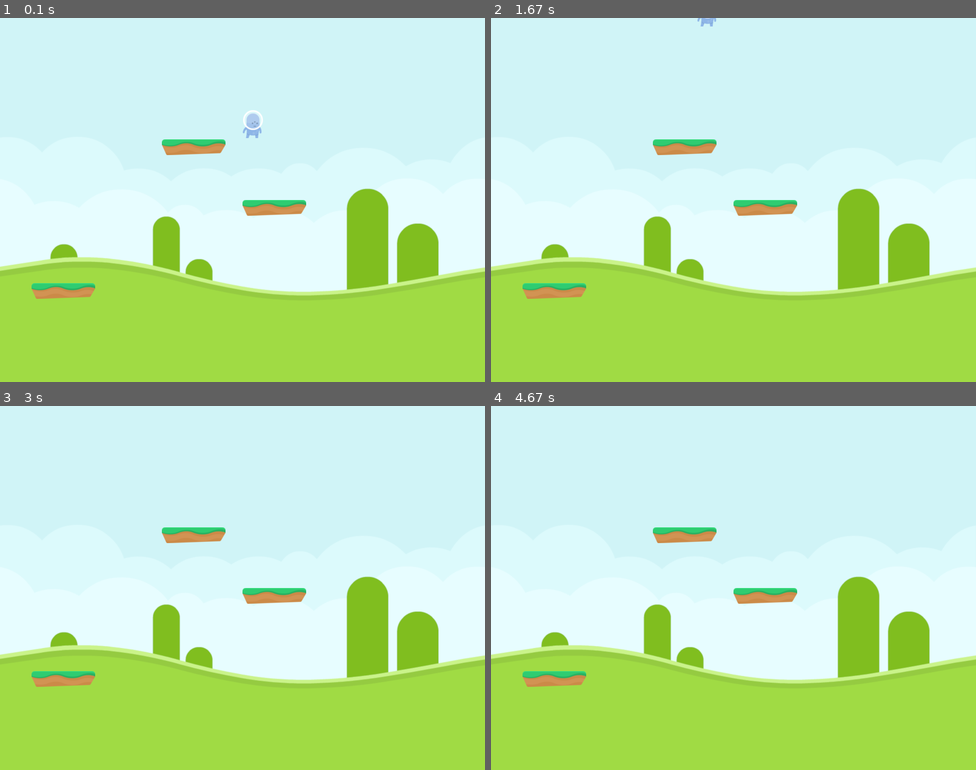
Above: before the commit, frames 1-4 (two rows, left to right).
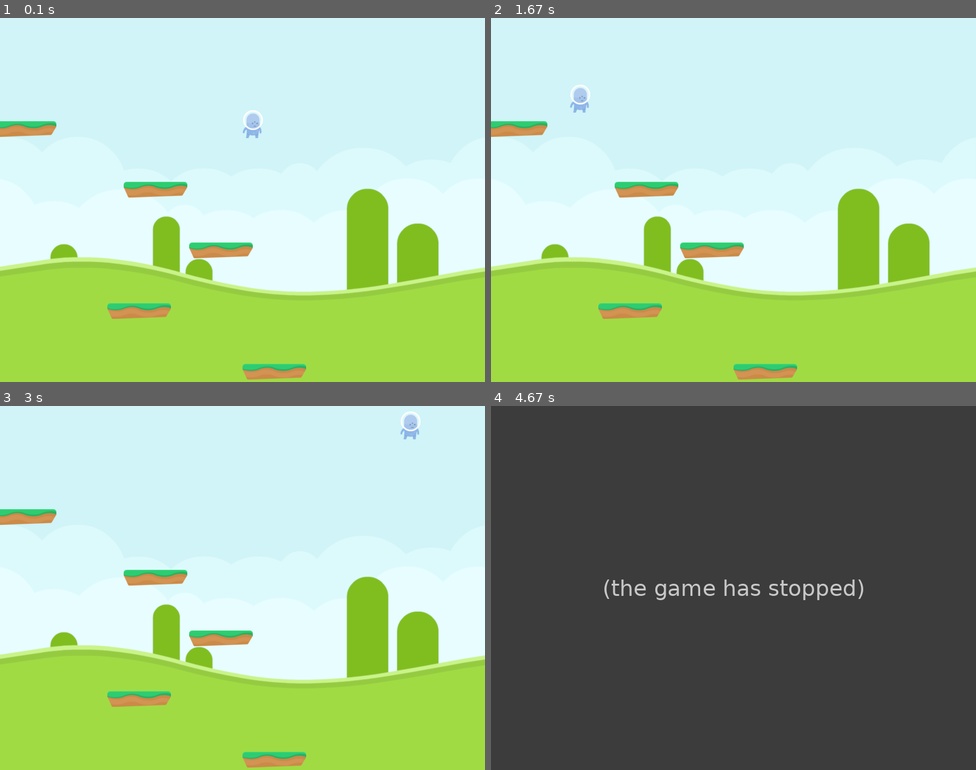
Above: after the commit, the same moments.

Repository: leonardomc3/ProjetoFinalDeSoft-back
Game: pygame game, started from CodigoBase.py
The game is run twice, just before and just after one commit, with the same random seed, the same clock (stepped at 60 frames per second) and the same inputs.
Inputs:
- Up to frame 1 (0.1 s): no input
- Up to frame 2 (1.67 s): hold Left 0.33-0.87 s; hold Down 0.9-1.2 s; hold Left 1.23-1.63 s
- Up to frame 3 (3 s): hold Up 1.67-2.03 s
- Up to frame 4 (4.67 s): hold Right 3.63-4.1 s; hold Up 4.13-4.43 s

The runs differ from the first frame. In frame 1, 4.1% of the frame differs, in the area x 0-64%, y 28-100%; in frame 2, 4.3%; in frame 3, 4.3%; in frame 4, 100%, in the area x 0-100%, y 0-100%.
After the commit the program exited at 4.65 s; later frames show no game.

Commit message:
Adicao de plataformas

Diff:
--- a/CodigoBase.py
+++ b/CodigoBase.py
@@ -49,20 +49,6 @@
         self.rect.y = pos_y
         self.platforms = [[400, 500, 0, 0]]
 
-    def generatePlatforms(self):
-        on = 600
-        while on > -100:
-            x = random.randint(0,700)
-            self= random.randint(0, 1000)
-            if self < 800:
-                self = 0
-            elif self < 900:
-                self = 1
-            else:
-                self = 2
-            self.image.append([x, on, self, 0])
-            on -= 50
-
 # ===============   INICIALIZAÇÃO   ===============
 
 pygame.init()
@@ -70,7 +56,7 @@
 relogio = pygame.time.Clock() #Cria relogio para definir FPS
 
 tela = pygame.display.set_mode((width,height),0,32) #Tamanho da tela
-pygame.display.set_caption('TESTE PULO') #Nome na aba
+pygame.display.set_caption('Jumper') #Nome na aba
 
 # carrega imagem de fundo
 fundo = pygame.image.load("Imagens/Fundo_800x600.png").convert()
@@ -79,13 +65,18 @@
 boneco_group = pygame.sprite.Group()
 boneco_group.add(boneco)
 
-plataforma = Plataforma("Imagens/Plataforma_verde.png",width/2,height/2)
-plataforma2 = Plataforma("Imagens/Plataforma_verde.png",random.randrange(width),random.randrange(height))
-plataforma3 = Plataforma("Imagens/Plataforma_verde.png",width/3,height/3)
+
 plataforma_group = pygame.sprite.Group()
+
+plataforma = Plataforma("Imagens/Plataforma_verde.png",width/2,height*(95/100))
 plataforma_group.add(plataforma)
-plataforma_group.add(plataforma2)
-plataforma_group.add(plataforma3)
+
+distx=250
+disty=100
+
+while plataforma.rect.y > disty:   #Adicionar plataformar aleatorias
+    plataforma = Plataforma("Imagens/Plataforma_verde.png",plataforma.rect.x + random.randrange(-distx,distx),plataforma.rect.y-disty)
+    plataforma_group.add(plataforma)
 
 # ===============   LOOPING PRINCIPAL   ===============
 sair = True
@@ -94,22 +85,18 @@
        if event.type == pygame.QUIT: #Botao de fechar
            sair = False #Sai do loop
        pressed_keys=pygame.key.get_pressed()
-       if pressed_keys[pygame.K_UP]:
-           boneco.vy -= 10
-       elif pressed_keys[pygame.K_DOWN]:
-           boneco.vx = 0
-       elif pressed_keys[pygame.K_LEFT]:
+       if pressed_keys[pygame.K_LEFT]:
            boneco.vx = -3
        elif pressed_keys[pygame.K_RIGHT]:
            boneco.vx = +3
 
     if pygame.sprite.spritecollide(boneco,plataforma_group,False):
-        #boneco.vx=-boneco.vx
-        #boneco.vy=-boneco.vy
-        boneco.vy = -20
+#        boneco.vx=-boneco.vx
+#        boneco.vy=-boneco.vy
+        boneco.vy = -15
 
     boneco.rect.y += boneco.vy
-    boneco.rect.x += boneco.vx
+    boneco.rect.x += boneco.vx*3.5
     boneco.vy += gravity
 
 #Feito para o objeto "atravessar" as bordas e reaparecer do outro lado
